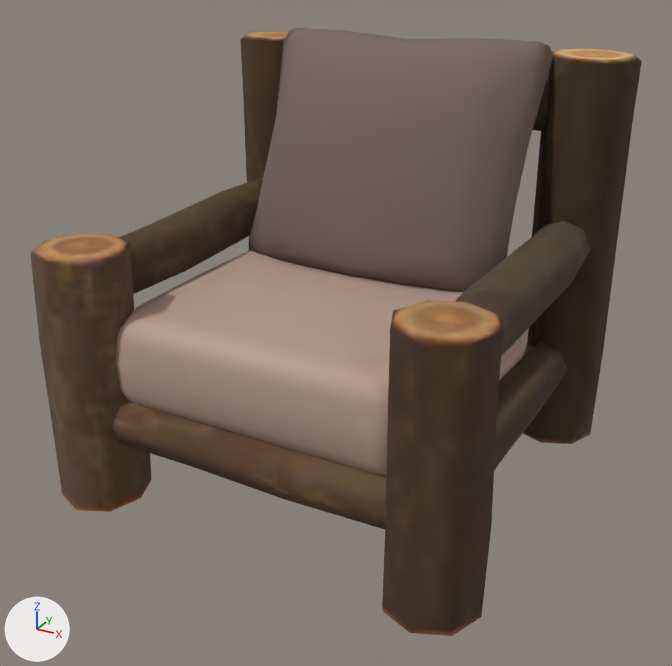
An edit to the glTF model app/static/room/models/f4039.glb, drawn before and after from the same camera.
Both versions are drawn from a 50 mm camera at (8.96, -16.65, 11.46) aimed at (0.1, -0.54, 3.4). Lighting does not change. The marker at lower left points along +X, +Y and +Z. The older version comes first. Where no turn or scale is listed for an object, it has been applied to the vertices. Vertices at exactly the same position are counted once.
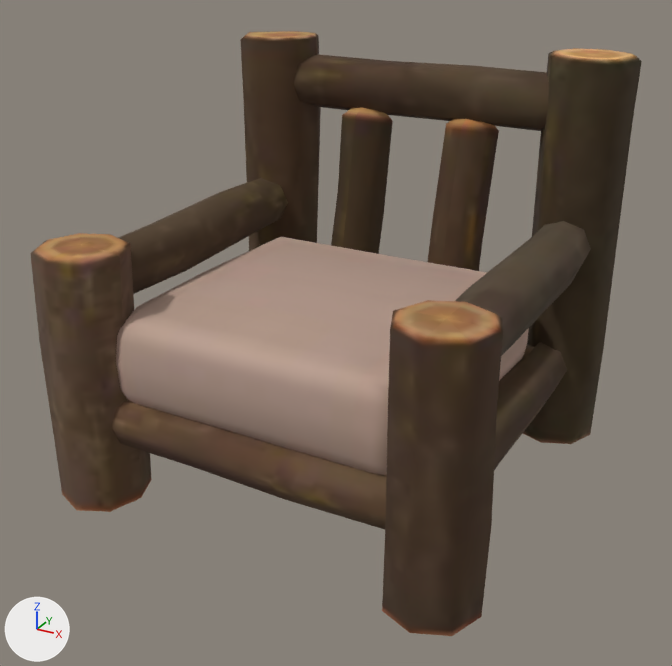
Changed parts and their boxes [x1, y1, x2, y2] in the pictures (672 x 666 px):
'Mesh_0', reshaped: before [30, 28, 642, 636]; after [30, 31, 642, 636]
part 1 of me_mesh_0, deleted (brown): before [248, 28, 553, 292]

The edits, one by one:
me_mesh_0 is used by ob_mesh_0; location (-4.9, 4.8, 0.0).
me_mesh_0 had 672 vertices, 1190 faces and spanned x 0.0..9.82, y -9.56..0.0, z 0.0..9.23.
me_mesh_0 now has 570 vertices, 990 faces and spans x 0.0..9.82, y -9.56..0.0, z 0.0..8.98.
me_mesh_0 part 1: the loose piece of 102 vertices spanning x 1.63..8.17, y -4.66..-1.36, z 4.11..9.23 is deleted.
me_mesh_0 no longer uses material mat_mrefabric.
